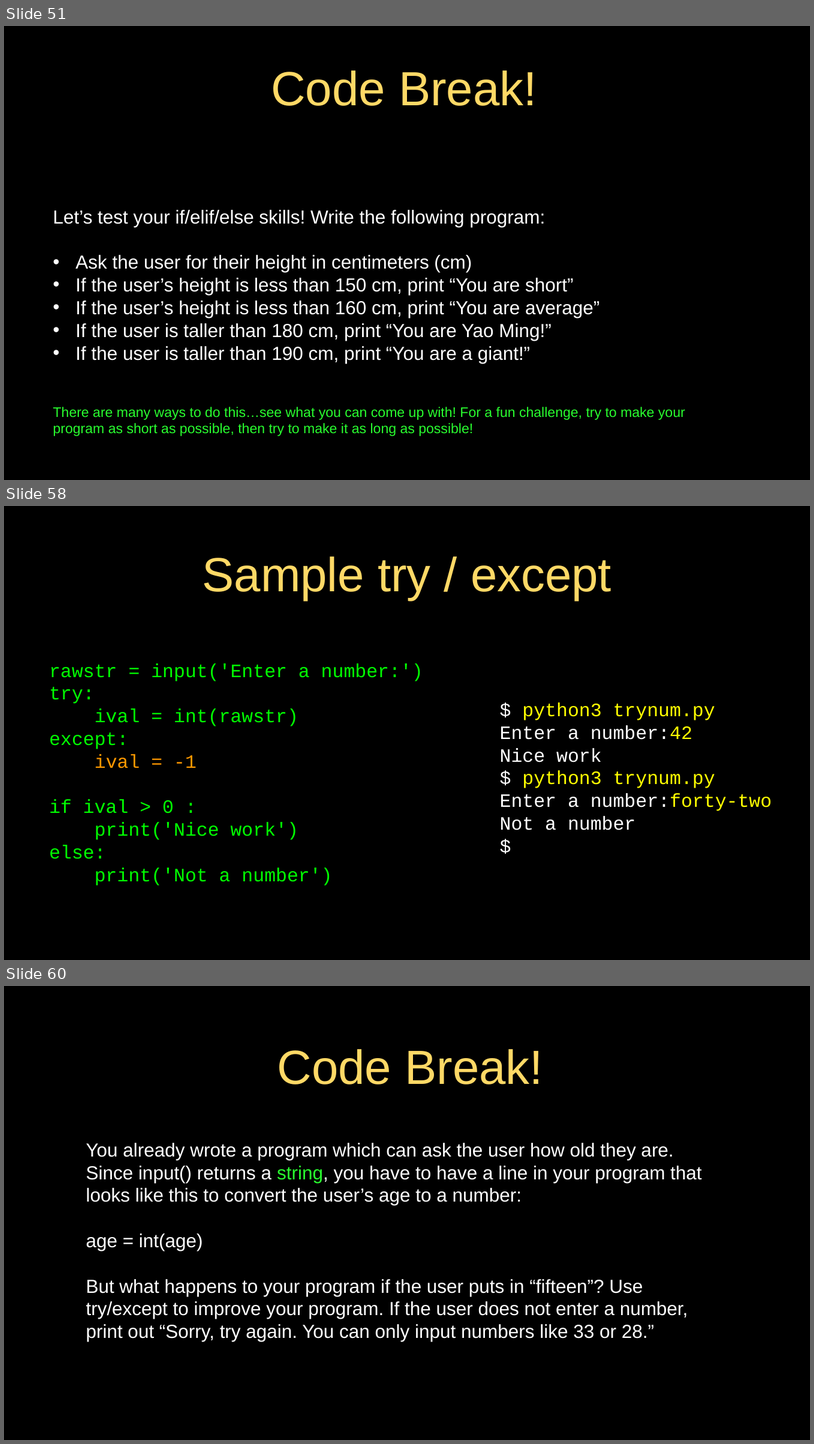
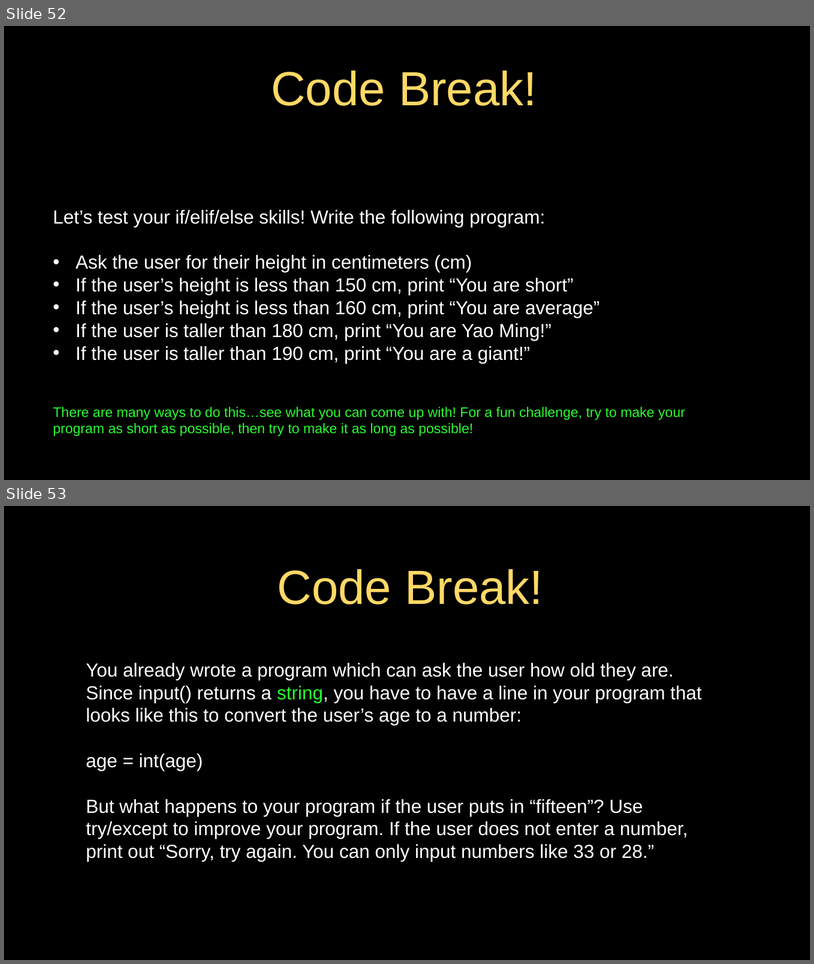
Before and after one commit to jeremypedersen/pythonlearn, a slide deck: slides/Pythonlearn-02-ExpressionsAndConditionals.pptx. Shown one above the other, each under a label of ours: slides 51, 58 and 60 before the commit, slides 52 and 53 after it; the slides between them are not shown. The pictures are 814x1444 and 814x964 pixels, drawn with LibreOffice and Linux fonts; fonts in the diff are those of the drawing. Boxes give left, top, right and bottom in pixels: in the first picture for what was removed or moved away, otherwise in the second. Text is boxed around its words. In the diff, an @@ line names an element or a change of style, - is before the commit and + after.

```diff
--- a/slides/Pythonlearn-02-ExpressionsAndConditionals.pptx
+++ b/slides/Pythonlearn-02-ExpressionsAndConditionals.pptx
@@ slide 58 removed at [4,506,810,960], background #000000; not listed: 1 template element that a slide beside it also shows @@
@@ title removed at [203,556,612,600] @@
-Sample try / except
@@ text removed at [49,663,423,885] @@
-rawstr = input('Enter a number:')
-try:
-ival = int(rawstr)
-except:
-ival = -1
-if ival > 0 :
-print('Nice work')
-else:
-print('Not a number')
@@ text removed at [500,702,772,830] @@
-$ python3 trynum.py
-Enter a number:42
-Nice work
-$ python3 trynum.py
-Enter a number:forty-two
-Not a number
-$
@@ what was slide 51 is now slide 52 @@
@@ what was slide 60 is now slide 53 @@
```
Also in this commit, not shown: 7 slides changed, 5 slides added, 11 other slides removed, 2 other files.
